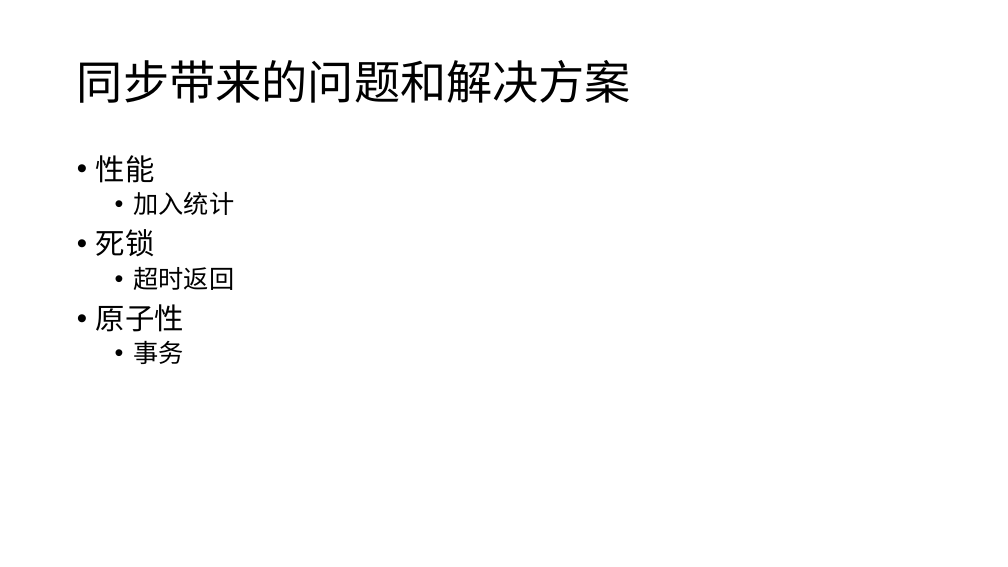
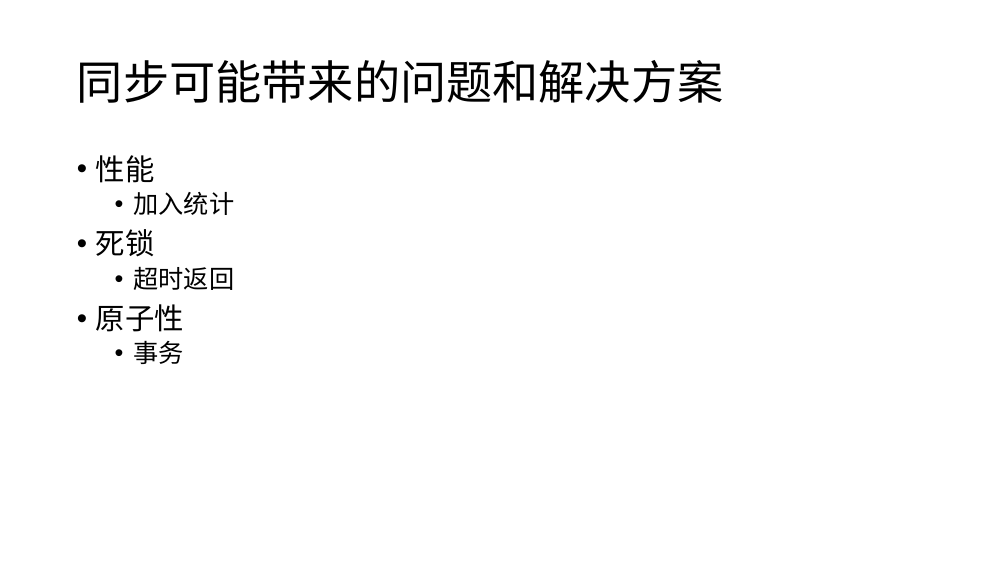
Before and after one commit to lawrencexfs/go-service, a slide deck: slide 15 of 服务器架构介绍.pptx (slide 14 before the commit). Drawn at 1008x567 pixels with LibreOffice and Linux fonts; fonts in the diff are those of the drawing. Boxes give left, top, right and bottom in pixels: in the first picture for what was removed or moved away, otherwise in the second. Text is boxed around its words. In the diff, an @@ line names an element or a change of style, - is before the commit and + after.

Commit message:
ppt

```diff
--- a/服务器架构介绍.pptx
+++ b/服务器架构介绍.pptx
@@ title at bbox=[77, 60, 724, 103]: text changed @@
-同步带来的问题和解决方案
+同步可能带来的问题和解决方案
```
Also in this commit, not shown: 1 other slide changed, 2 slides added.
